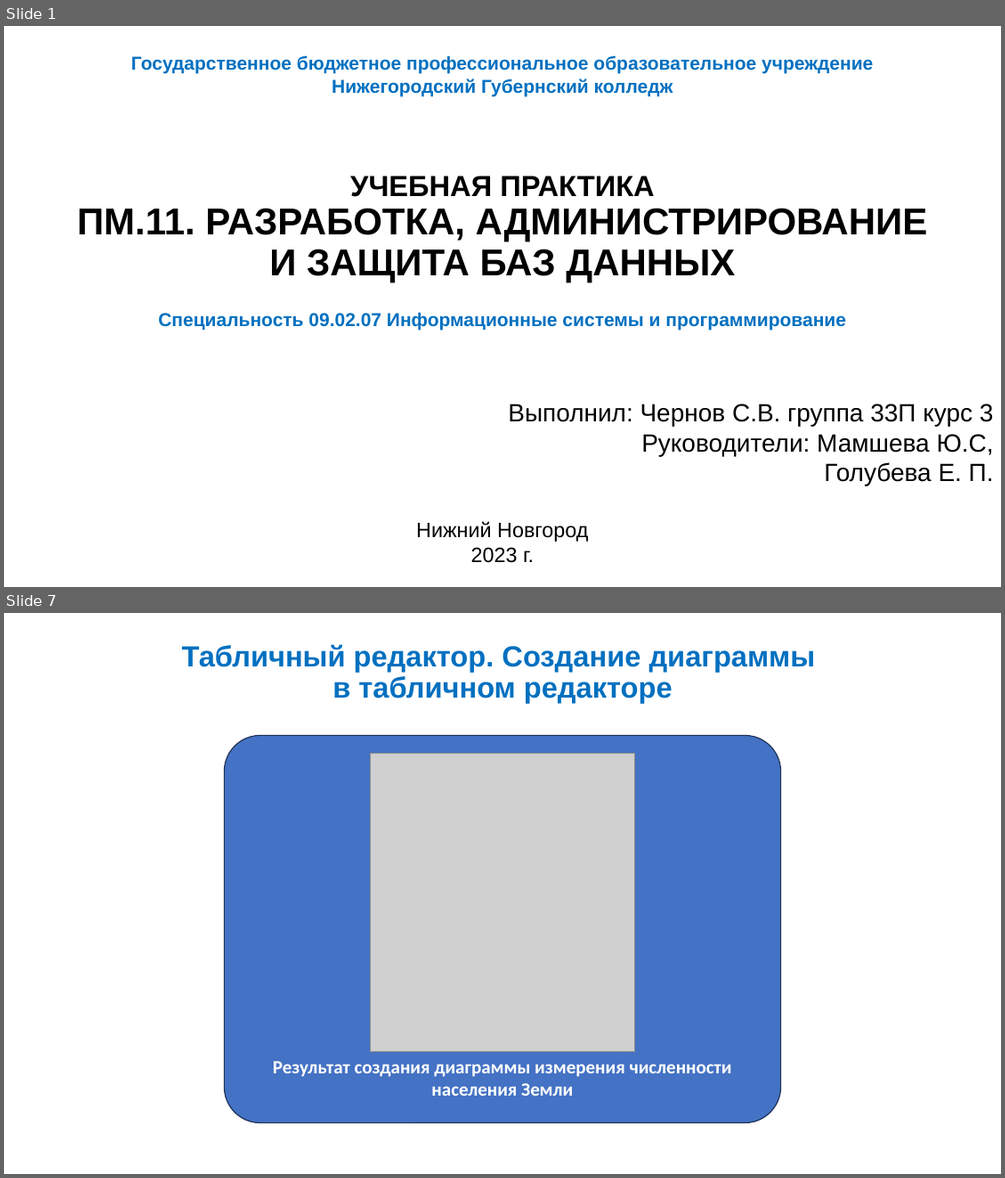
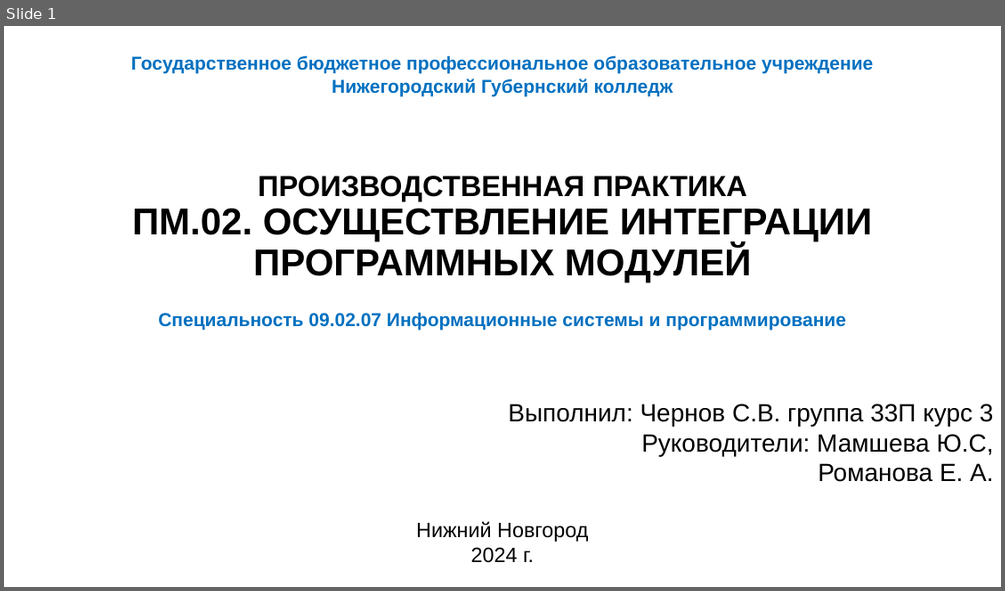
Before and after one commit to RangPinck/RequestHandler_API, a slide deck: reports/Презентация Microsoft PowerPoint.pptx. Shown one above the other, each under a label of ours: slides 1 and 7 before the commit, slide 1 after it; the slides between them are not shown. The pictures are 1005x1178 and 1005x591 pixels, drawn with LibreOffice and Linux fonts; fonts in the diff are those of the drawing; grey boxes stand for pictures. Boxes give left, top, right and bottom in pixels: in the first picture for what was removed or moved away, otherwise in the second. Text is boxed around its words. In the diff, an @@ line names an element or a change of style, - is before the commit and + after.

```diff
--- a/reports/Презентация Microsoft PowerPoint.pptx
+++ b/reports/Презентация Microsoft PowerPoint.pptx
@@ slide 7 removed at <box>4,613,1001,1174</box>, background #FFFFFF @@
@@ text removed at <box>182,644,816,703</box> @@
-Табличный редактор. Создание диаграммы
-в табличном редакторе
@@ rounded rectangle removed at <box>224,736,780,1123</box> @@
@@ picture removed at <box>371,753,635,1051</box> @@
@@ text removed at <box>273,1061,732,1095</box> @@
-Результат создания диаграммы измерения численности населения Земли
@@ slide 1 changed as well @@
@@ text at <box>132,176,872,282</box>: text changed @@
-УЧЕБНАЯ ПРАКТИКА
-ПМ.11. РАЗРАБОТКА, АДМИНИСТРИРОВАНИЕ И ЗАЩИТА БАЗ ДАННЫХ
+ПРОИЗВОДСТВЕННАЯ ПРАКТИКА
+ПМ.02. ОСУЩЕСТВЛЕНИЕ ИНТЕГРАЦИИ ПРОГРАММНЫХ МОДУЛЕЙ
@@ text at <box>817,463,993,482</box>: text changed @@
-Голубева Е. П.
+Романова Е. А.
@@ text at <box>471,547,534,563</box>: text changed @@
-2023 г.
+2024 г.
```
Also in this commit, not shown: 20 slides added, 16 other slides removed, 5 other files.
